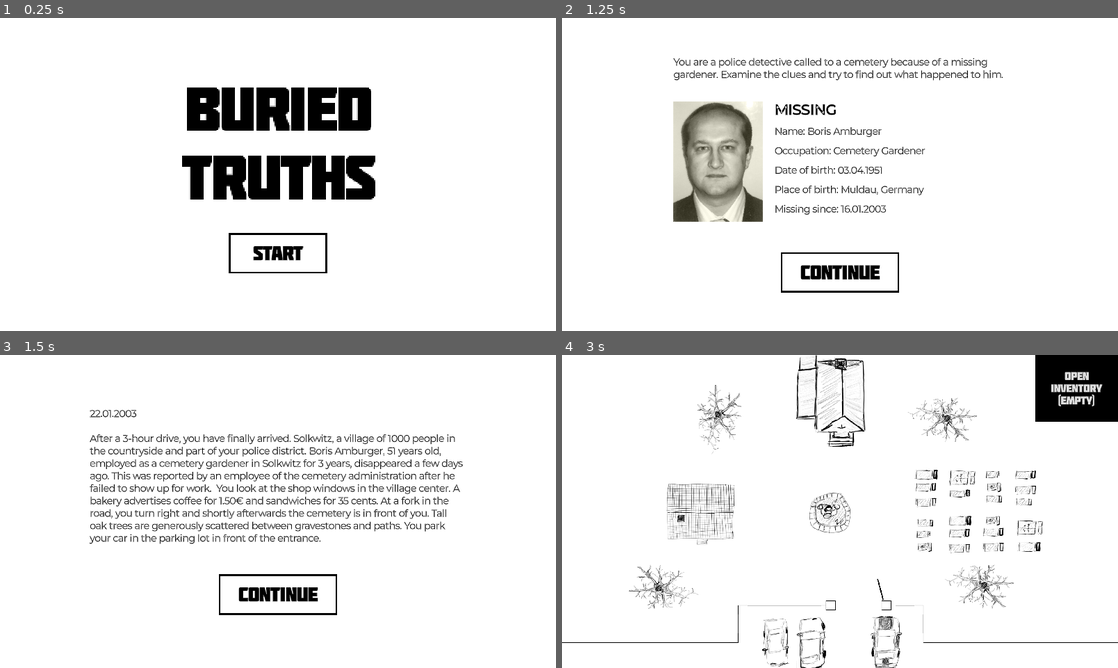
Above: before the commit, frames 1-4 (two rows, left to right).
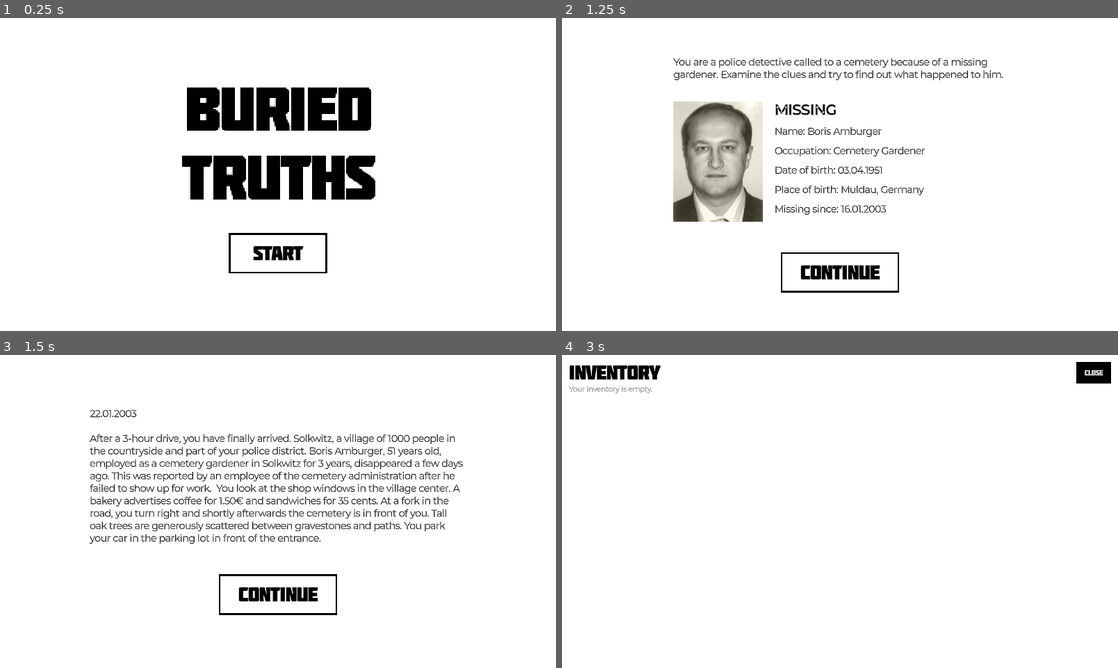
Above: after the commit, the same moments.

Repository: johannesschweig/cemetery-gardener
Game: Godot game, scene res://elements/world/world.tscn
Same seed, same stepped clock (60 frames per second), same inputs: the game is played once before the commit and once after it.
Inputs:
- Up to frame 1 (0.25 s): no input
- Up to frame 2 (1.25 s): click "Start" at 0.5 s
- Up to frame 3 (1.5 s): click "Continue" at 1.25 s
- Up to frame 4 (3 s): click "Continue" at 2 s; click "Open Inventory (Empty)" at 2.75 s

Frames 1-2 are identical in both runs. In frame 3, less than 0.1% of the frame differs, in the area x 50-51%, y 39-40%; in frame 4, 9.3%, in the area x 0-100%, y 0-100%.

Commit message:
inventory shows properly

Diff:
--- a/components/utils.gd
+++ b/components/utils.gd
@@ -9,3 +9,9 @@
 # turn identifiers into human readable titles
 func get_title_from_identifier(identifier: String):
 	return identifier.replace("_", " ").capitalize()
+
+# removes all children from a node
+func clear_children(node: Node):
+	for c in node.get_children():
+		node.remove_child(c)
+		c.queue_free()
--- a/elements/gui/gui.tscn
+++ b/elements/gui/gui.tscn
@@ -105,17 +105,11 @@
 theme_override_font_sizes/font_size = 24
 text = "Your inventory is empty."
 
-[node name="CenterContainer" type="CenterContainer" parent="."]
-anchors_preset = 15
-anchor_right = 1.0
-anchor_bottom = 1.0
-grow_horizontal = 2
-grow_vertical = 2
-
-[node name="TextBox" parent="CenterContainer" instance=ExtResource("6_bo5ge")]
+[node name="TextBox" parent="." instance=ExtResource("6_bo5ge")]
 unique_name_in_owner = true
 custom_minimum_size = Vector2(800, 0)
-layout_mode = 2
+offset_right = 0.0
+offset_bottom = 0.0
 
 [connection signal="pressed" from="Inventory/OpenInventory" to="Inventory" method="_on_open_inventory_pressed"]
 [connection signal="pressed" from="Inventory/Items/MarginContainer/VBoxContainer/HBoxContainer/close" to="Inventory" method="_on_close_pressed"]
--- a/elements/gui/inventory.gd
+++ b/elements/gui/inventory.gd
@@ -90,11 +90,12 @@
 	%OpenInventory.visible = false
 	%Items.visible = true
 	if get_number_of_items():
+		%Items.update_items()
 		%ItemsGrid.visible = true
 		%Empty.visible = false
 	else:
 		%ItemsGrid.visible = false
-		%Emtpy.visible = true
+		%Empty.visible = true
 
 func _on_close_pressed() -> void:
 	%OpenInventory.visible = true
--- a/elements/gui/items.gd
+++ b/elements/gui/items.gd
@@ -2,11 +2,14 @@
 
 @export var items : Array = []
 
-
-func _ready() -> void:
+func update_items():
 	var inventory_item = preload("res://elements/gui/inventory_item.tscn")
-	var items = get_node("/root/World/Gui/Inventory").inventory.filter(func(item): return item.status == Utils.ItemStatus.INITIAL)
+	var items = get_node("/root/World/Gui/Inventory").inventory.filter(func(item): return item.status != Utils.ItemStatus.INITIAL)
+	Utils.clear_children(%ItemsGrid)
 	for item in items:
 		var new_item = inventory_item.instantiate()
 		new_item.set_item(item)
 		%ItemsGrid.add_child(new_item)
+
+func _ready() -> void:
+	update_items()
--- a/elements/gui/text_box.gd
+++ b/elements/gui/text_box.gd
@@ -1,4 +1,4 @@
-class_name TextBox extends PanelContainer
+class_name TextBox extends CenterContainer
 
 func show_text_box(title: String, text: String, found_identifier: String = ""):
 	%title.text = title
--- a/elements/gui/text_box.tscn
+++ b/elements/gui/text_box.tscn
@@ -47,27 +47,33 @@
 2003265652: 500
 }
 
-[node name="TextBox" type="PanelContainer"]
+[node name="TextBox" type="CenterContainer"]
 z_index = 3
 anchors_preset = 15
 anchor_right = 1.0
 anchor_bottom = 1.0
-offset_right = -527.0
-offset_bottom = -588.0
+offset_right = -1292.0
+offset_bottom = -613.0
 grow_horizontal = 2
 grow_vertical = 2
 size_flags_horizontal = 3
 size_flags_vertical = 3
-theme_override_styles/panel = SubResource("StyleBoxFlat_egqm2")
 script = ExtResource("1_rkurc")
 
-[node name="VBoxContainer" type="VBoxContainer" parent="."]
+[node name="PanelContainer" type="PanelContainer" parent="."]
+custom_minimum_size = Vector2(600, 0)
+layout_mode = 2
+size_flags_horizontal = 3
+size_flags_vertical = 3
+theme_override_styles/panel = SubResource("StyleBoxFlat_egqm2")
+
+[node name="VBoxContainer" type="VBoxContainer" parent="PanelContainer"]
 layout_mode = 2
 
-[node name="HBoxContainer" type="HBoxContainer" parent="VBoxContainer"]
+[node name="HBoxContainer" type="HBoxContainer" parent="PanelContainer/VBoxContainer"]
 layout_mode = 2
 
-[node name="title" type="Label" parent="VBoxContainer/HBoxContainer"]
+[node name="title" type="Label" parent="PanelContainer/VBoxContainer/HBoxContainer"]
 unique_name_in_owner = true
 layout_mode = 2
 theme_override_colors/font_color = Color(0, 0, 0, 1)
@@ -75,11 +81,11 @@
 theme_override_font_sizes/font_size = 32
 text = "Fountain	"
 
-[node name="spacer" type="Label" parent="VBoxContainer/HBoxContainer"]
+[node name="spacer" type="Label" parent="PanelContainer/VBoxContainer/HBoxContainer"]
 layout_mode = 2
 size_flags_horizontal = 3
 
-[node name="Button" type="Button" parent="VBoxContainer/HBoxContainer"]
+[node name="Button" type="Button" parent="PanelContainer/VBoxContainer/HBoxContainer"]
 custom_minimum_size = Vector2(64, 48)
 layout_mode = 2
 theme_override_fonts/font = ExtResource("2_ll06c")
@@ -89,7 +95,7 @@
 theme_override_styles/normal = SubResource("StyleBoxFlat_lvrns")
 text = "X"
 
-[node name="description" type="RichTextLabel" parent="VBoxContainer"]
+[node name="description" type="RichTextLabel" parent="PanelContainer/VBoxContainer"]
 unique_name_in_owner = true
 self_modulate = Color(0, 0, 0, 1)
 clip_contents = false
@@ -99,12 +105,12 @@
 text = "It is an old stone fountain with a statue in the middle. It is completely frozen over. Under you can see a fist-sized rectangular object under the ice. You knock against the ice. It is several centimeters thick.ggg"
 fit_content = true
 
-[node name="found" type="HBoxContainer" parent="VBoxContainer"]
+[node name="found" type="HBoxContainer" parent="PanelContainer/VBoxContainer"]
 unique_name_in_owner = true
 layout_mode = 2
 size_flags_horizontal = 0
 
-[node name="foundIcon" type="TextureRect" parent="VBoxContainer/found"]
+[node name="foundIcon" type="TextureRect" parent="PanelContainer/VBoxContainer/found"]
 unique_name_in_owner = true
 custom_minimum_size = Vector2(200, 200)
 layout_mode = 2
@@ -112,7 +118,7 @@
 expand_mode = 3
 stretch_mode = 4
 
-[node name="foundItem" type="RichTextLabel" parent="VBoxContainer/found"]
+[node name="foundItem" type="RichTextLabel" parent="PanelContainer/VBoxContainer/found"]
 unique_name_in_owner = true
 self_modulate = Color(0, 0, 0, 1)
 clip_contents = false
@@ -123,4 +129,4 @@
 theme_override_font_sizes/normal_font_size = 24
 text = "Hammer found!"
 
-[connection signal="pressed" from="VBoxContainer/HBoxContainer/Button" to="." method="_on_button_pressed"]
+[connection signal="pressed" from="PanelContainer/VBoxContainer/HBoxContainer/Button" to="." method="_on_button_pressed"]
--- a/elements/world/stage.gd
+++ b/elements/world/stage.gd
@@ -10,15 +10,10 @@
 		var instance = stages[0].instantiate()
 		add_child(instance)
 
-func clear_children():
-	for c in self.get_children():
-		self.remove_child(c)
-		c.queue_free()
-
 func next_stage():
 	current_stage += 1
 	var instance = stages[current_stage].instantiate()
-	clear_children()
+	Utils.clear_children(self)
 	add_child(instance)
 	if current_stage == 3:
 		get_node("/root/World/Gui").visible = true
@@ -29,5 +24,5 @@
 func change_map(map: int):
 	current_map = map
 	var instance = maps[current_map].instantiate()
-	clear_children()
+	Utils.clear_children(self)
 	add_child(instance)
